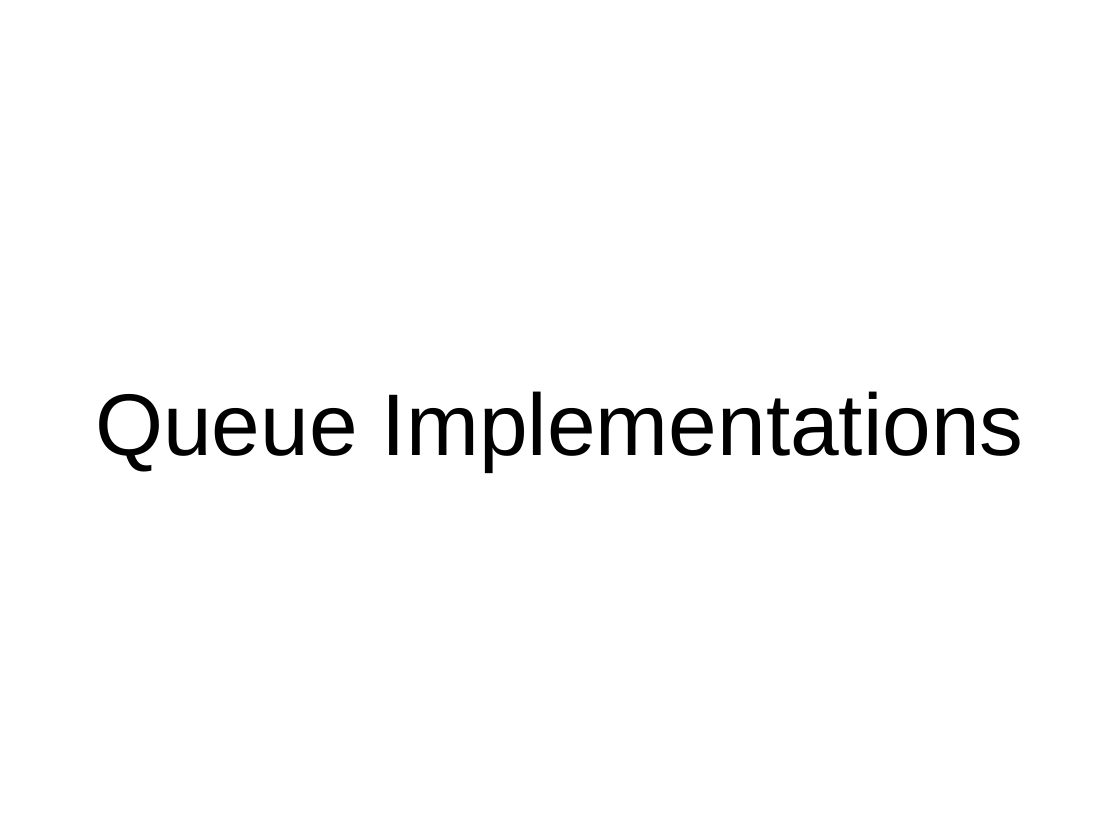
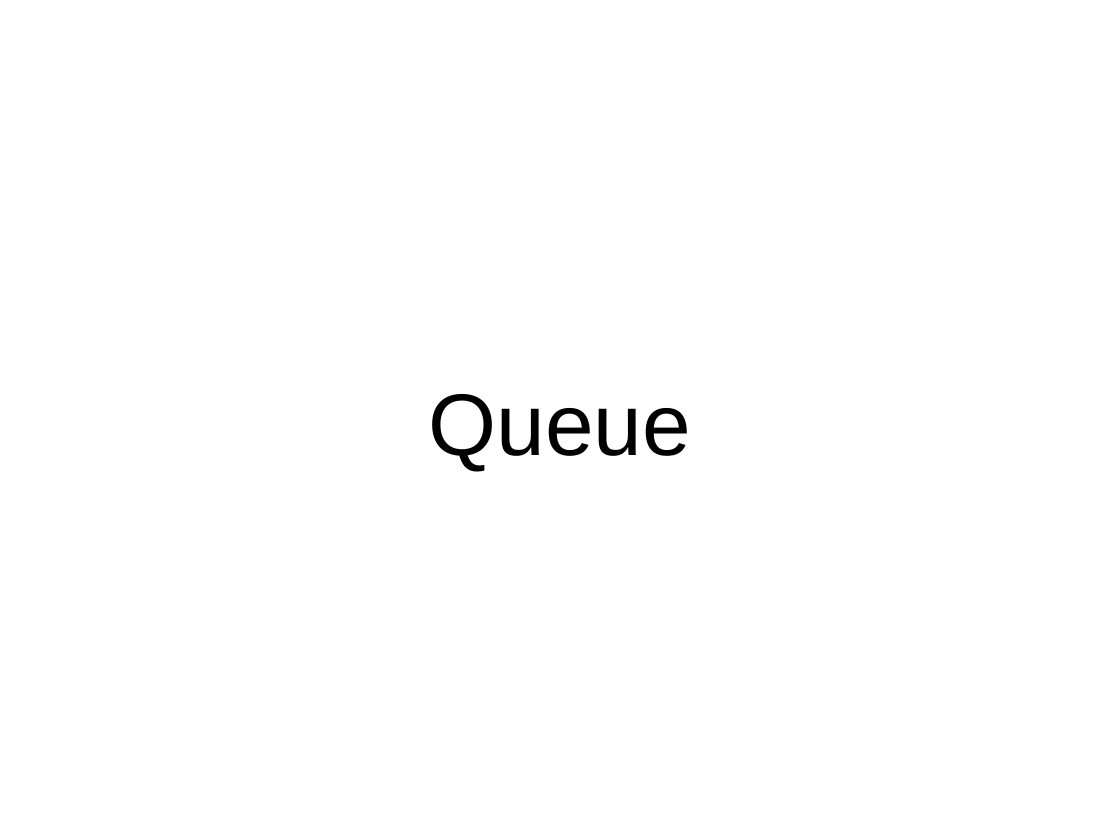
Before and after one commit to arcuri82/algorithms, a slide deck: slide 54 of docs/slides/02/02_stack_queue.pptx (slide 42 before the commit). Drawn at 1120x840 pixels with LibreOffice and Linux fonts; fonts in the diff are those of the drawing. Boxes give left, top, right and bottom in pixels: in the first picture for what was removed or moved away, otherwise in the second. Text is boxed around its words. In the diff, an @@ line names an element or a change of style, - is before the commit and + after.

```diff
--- a/docs/slides/02/02_stack_queue.pptx
+++ b/docs/slides/02/02_stack_queue.pptx
@@ title at (429,394,692,471): text changed @@
-Queue Implementations
+Queue
```
Also in this commit, not shown: 3 other slides changed, 21 slides added, 5 slides removed, 2 other files.
